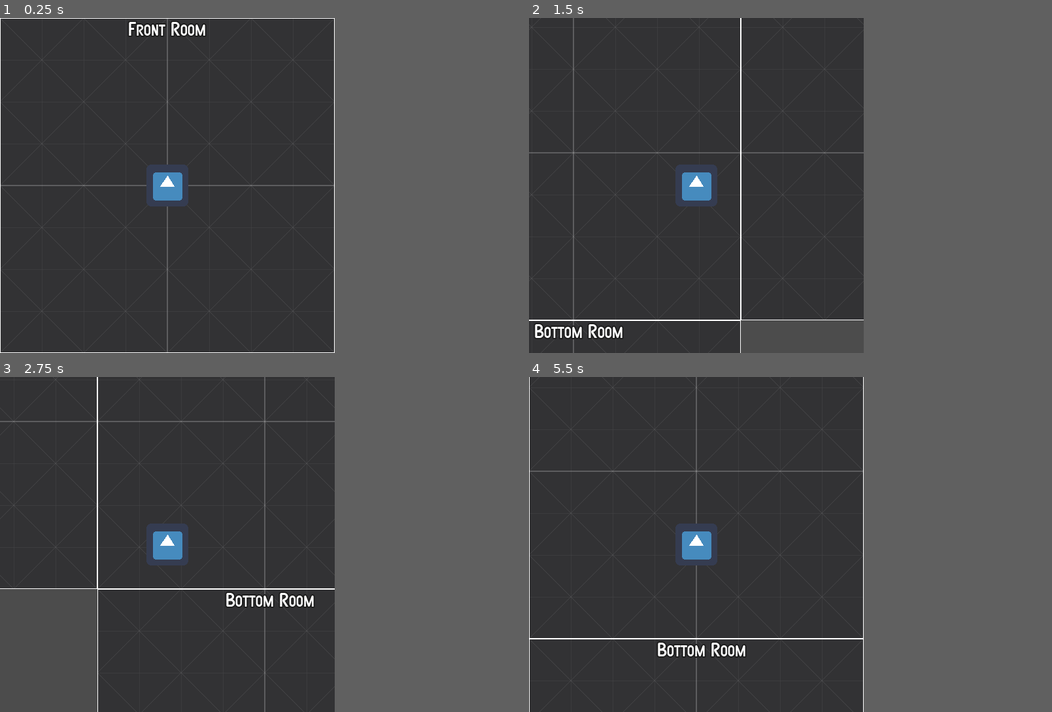
Above: before the commit, frames 1-4 (two rows, left to right).
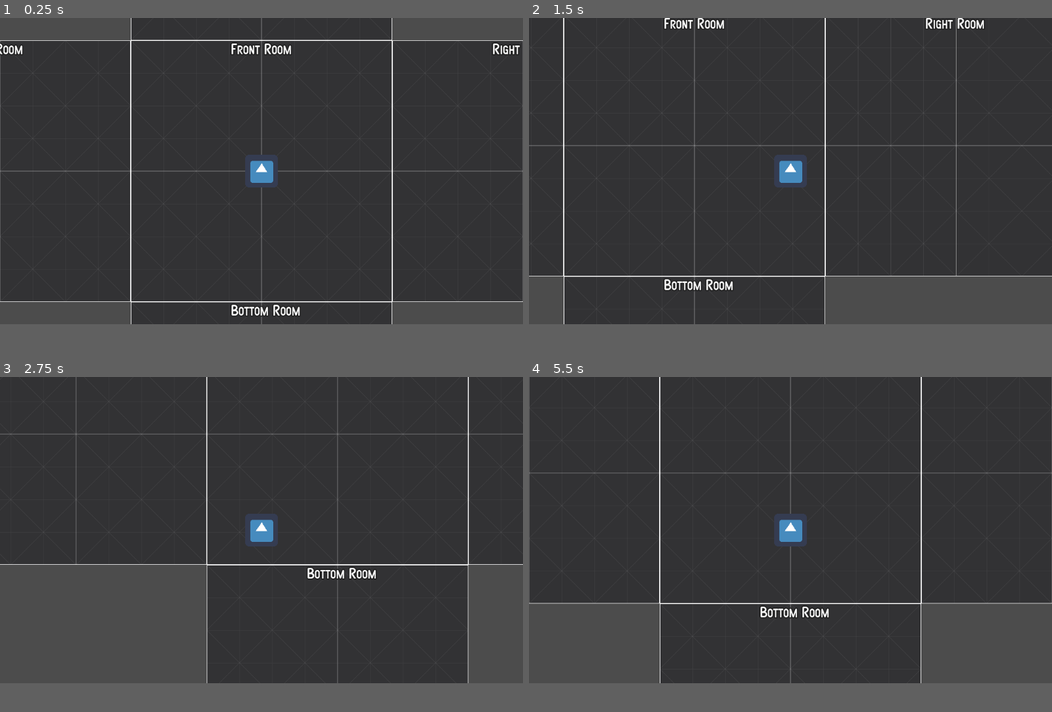
Above: after the commit, the same moments.

Repository: rmvermeulen/hyper-world
Game: Godot game, scene res://MainMenu.tscn
Same seed, same stepped clock (60 frames per second), same inputs: the game is played once before the commit and once after it. The engine's default icon, where the game draws it, is replaced by a stand-in: a white triangle on a blue panel in a dark square.
Inputs:
- Up to frame 1 (0.25 s): no input
- Up to frame 2 (1.5 s): tap Enter at 0.5 s; hold Right (move_right) 0.53-1.28 s; hold Down (move_down) from 1.28 s (still down)
- Up to frame 3 (2.75 s): release Down (move_down) at 2.03 s; hold Right (move_right) from 2.03 s (still down)
- Up to frame 4 (5.5 s): release Right (move_right) at 2.78 s; hold Up (move_up) 2.78-3.53 s; hold Left (move_left) 3.53-5.03 s; hold Down (move_down) from 5.03 s (still down)
In our replay, the window is 512x512 before the commit and 800x468 after it. These sizes can differ from the game's own. Grey fills any space a smaller window leaves; there, only what the larger window draws over its background counts as a difference.

The runs differ from the first frame. In frame 1, 11% of the frame differs, in the area x 0-100%, y 0-100%; in frame 2, 14%; in frame 3, 18%; in frame 4, 16%.

Commit message:
hyper world: use default window settings

Diff:
--- a/project.godot
+++ b/project.godot
@@ -23,12 +23,6 @@
 config/name="HyperWorld"
 run/main_scene="res://MainMenu.tscn"
 config/icon="res://icon.png"
-
-[display]
-
-window/size/width=512
-window/size/height=512
-window/size/borderless=true
 
 [input]
 
